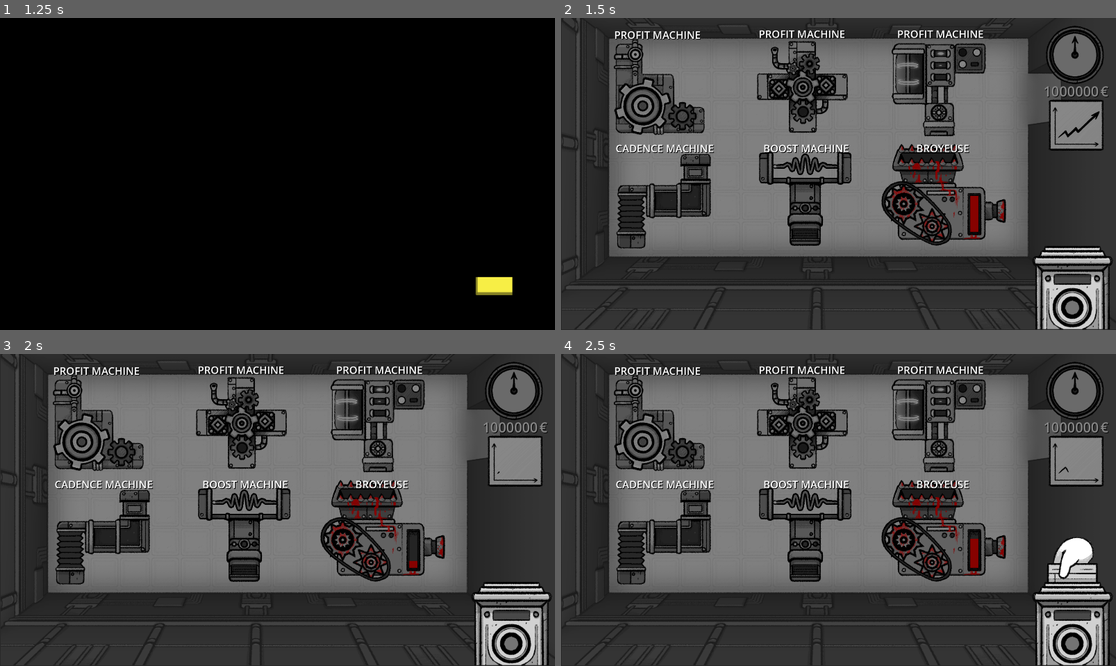
Above: before the commit, frames 1-4 (two rows, left to right).
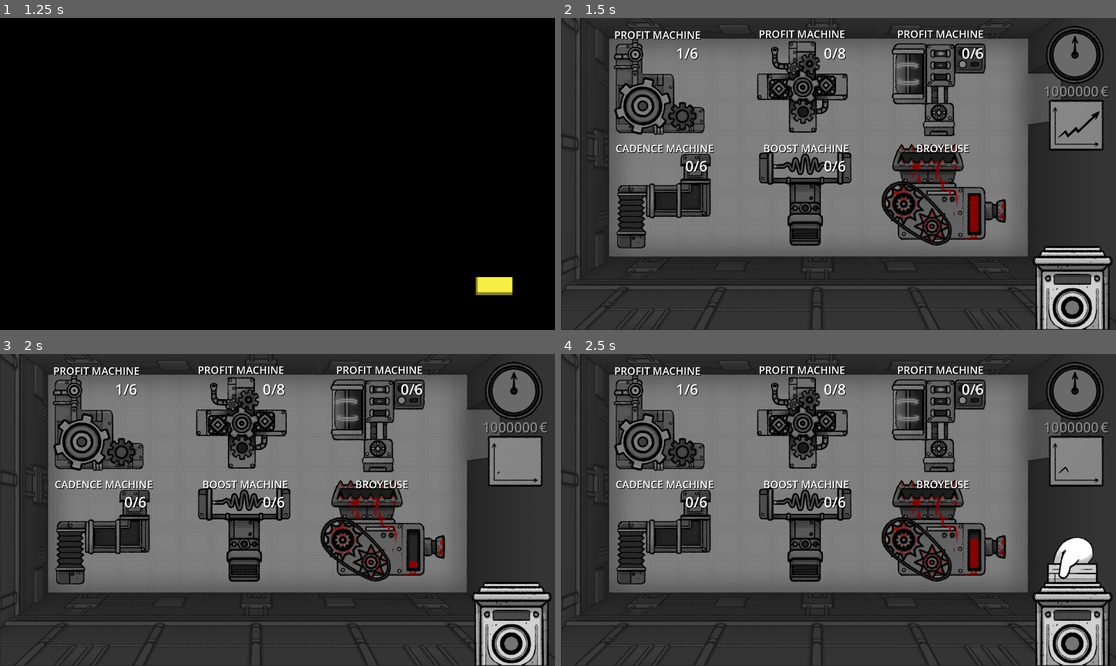
Above: after the commit, the same moments.

Repository: Aeropulu/LaHordeJam
Game: Godot game, scene res://scenes/usine.tscn
Two runs of this game, one before a commit and one after it. Both use one fixed random seed, a clock stepped at 60 frames per second and the inputs below. Sound files missing from this copy of the repository are replaced by a short silence.
Inputs (mouse positions are in pixels of both pictures, inside the frame that each line leads up to):
- Up to frame 1 (1.25 s): click (266, 283) at 0.5 s
- Up to frame 2 (1.5 s): click (1054, 286) at 1.25 s
- Up to frame 3 (2 s): no input
- Up to frame 4 (2.5 s): tap Enter (ui_accept) at 2 s; drag from (1071, 622) to (660, 425) at 2.02 s

Frame 1 is identical in both runs. In frame 2, 0.4% of the frame differs, in the area x 20-77%, y 9-50%; in frame 3, 0.4%; in frame 4, 0.4%.

Commit message:
machine ui, profit effect et label

Diff:
--- a/scenes/UI/machine_ui.tscn
+++ b/scenes/UI/machine_ui.tscn
@@ -2,7 +2,7 @@
 
 [ext_resource type="Script" path="res://scripts/Machine UI.gd" id="1_ppypp"]
 
-[node name="Machine UI" type="Control" node_paths=PackedStringArray("machine")]
+[node name="Machine UI" type="Control"]
 layout_mode = 3
 anchors_preset = 0
 offset_left = 174.0
@@ -11,10 +11,13 @@
 offset_bottom = 432.0
 mouse_filter = 1
 script = ExtResource("1_ppypp")
-machine = NodePath("")
 
 [node name="SlotCount" type="RichTextLabel" parent="."]
+layout_mode = 0
 offset_right = 113.0
 offset_bottom = 70.0
+theme_override_colors/font_shadow_color = Color(0, 0, 0, 1)
+theme_override_constants/shadow_offset_x = 2
+theme_override_constants/shadow_offset_y = 2
 theme_override_font_sizes/normal_font_size = 50
 text = "0/0"
--- a/scenes/usine.tscn
+++ b/scenes/usine.tscn
@@ -9,6 +9,7 @@
 [ext_resource type="Texture2D" uid="uid://dp0stfmlebfxp" path="res://assets/sprites/machines/bar progress fill placeholder.png" id="18_8g0ub"]
 [ext_resource type="Script" path="res://scripts/TextureProgressBar.gd" id="19_w50jk"]
 [ext_resource type="PackedScene" uid="uid://dlqjic7y2rfkq" path="res://scenes/vfx/text_effect.tscn" id="20_8gw2c"]
+[ext_resource type="PackedScene" uid="uid://c7sw7grkvasu" path="res://scenes/UI/machine_ui.tscn" id="20_338g4"]
 [ext_resource type="Texture2D" uid="uid://d3a6tvedd7x5e" path="res://assets/sprites/usine/usine_layout_.png" id="23_r66r1"]
 [ext_resource type="Script" path="res://scripts/Profit.gd" id="24_vxwht"]
 [ext_resource type="PackedScene" uid="uid://chr8ktkq33kv5" path="res://scenes/machineC.tscn" id="24_w07ob"]
@@ -115,6 +116,67 @@
 "labelAnimation": SubResource("Animation_tcyd1")
 }
 
+[sub_resource type="Animation" id="Animation_1qyie"]
+resource_name = "profitIncrease"
+length = 0.5
+tracks/0/type = "value"
+tracks/0/imported = false
+tracks/0/enabled = true
+tracks/0/path = NodePath(".:modulate")
+tracks/0/interp = 1
+tracks/0/loop_wrap = true
+tracks/0/keys = {
+"times": PackedFloat32Array(0, 0.1, 0.2, 0.3, 0.4, 0.5),
+"transitions": PackedFloat32Array(1, 1, 1, 1, 1, 1),
+"update": 0,
+"values": [Color(1, 1, 1, 1), Color(0.886275, 0.658824, 0, 1), Color(0.984314, 1, 0, 1), Color(1, 0, 0, 1), Color(0, 0, 0, 1), Color(1, 1, 1, 1)]
+}
+tracks/1/type = "value"
+tracks/1/imported = false
+tracks/1/enabled = true
+tracks/1/path = NodePath(".:scale")
+tracks/1/interp = 1
+tracks/1/loop_wrap = true
+tracks/1/keys = {
+"times": PackedFloat32Array(0, 0.1, 0.2, 0.3, 0.4, 0.5),
+"transitions": PackedFloat32Array(1, 1, 1, 1, 1, 1),
+"update": 0,
+"values": [Vector2(1, 1), Vector2(1.2, 1.2), Vector2(1, 1), Vector2(0.8, 0.8), Vector2(1, 1), Vector2(1, 1)]
+}
+
+[sub_resource type="Animation" id="Animation_n5rcv"]
+length = 0.001
+tracks/0/type = "value"
+tracks/0/imported = false
+tracks/0/enabled = true
+tracks/0/path = NodePath(".:modulate")
+tracks/0/interp = 1
+tracks/0/loop_wrap = true
+tracks/0/keys = {
+"times": PackedFloat32Array(0),
+"transitions": PackedFloat32Array(1),
+"update": 0,
+"values": [Color(1, 1, 1, 1)]
+}
+tracks/1/type = "value"
+tracks/1/imported = false
+tracks/1/enabled = true
+tracks/1/path = NodePath(".:scale")
+tracks/1/interp = 1
+tracks/1/loop_wrap = true
+tracks/1/keys = {
+"times": PackedFloat32Array(0),
+"transitions": PackedFloat32Array(1),
+"update": 0,
+"values": [Vector2(1, 1)]
+}
+
+[sub_resource type="AnimationLibrary" id="AnimationLibrary_yxm24"]
+_data = {
+"RESET": SubResource("Animation_n5rcv"),
+"profitIncrease": SubResource("Animation_1qyie")
+}
+
 [sub_resource type="SpriteFrames" id="SpriteFrames_maoun"]
 animations = [{
 "frames": [{
@@ -230,11 +292,18 @@
 [node name="ding" type="AudioStreamPlayer2D" parent="menu_manager/menu_config/Pointeuse"]
 stream = ExtResource("42_2puvo")
 
+[node name="Machine UI" parent="menu_manager/menu_config" node_paths=PackedStringArray("machine") instance=ExtResource("20_338g4")]
+offset_left = 398.0
+offset_top = 87.2119
+offset_right = 586.0
+offset_bottom = 160.212
+machine = NodePath("../../../Machine")
+
 [node name="profit_machine" type="RichTextLabel" parent="menu_manager/menu_config"]
 offset_left = 184.0
-offset_top = 32.9753
+offset_top = 32.7719
 offset_right = 504.0
-offset_bottom = 132.975
+offset_bottom = 132.771
 theme_override_colors/font_shadow_color = Color(0, 0, 0, 1)
 theme_override_constants/shadow_offset_x = 2
 theme_override_constants/shadow_offset_y = 2
@@ -246,6 +315,13 @@
 libraries = {
 "": SubResource("AnimationLibrary_eatow")
 }
+
+[node name="Machine UI2" parent="menu_manager/menu_config" node_paths=PackedStringArray("machine") instance=ExtResource("20_338g4")]
+offset_left = 909.0
+offset_top = 87.2119
+offset_right = 1097.0
+offset_bottom = 160.212
+machine = NodePath("../../../Machine2")
 
 [node name="profit_machine2" type="RichTextLabel" parent="menu_manager/menu_config"]
 offset_left = 684.0
@@ -259,6 +335,13 @@
 text = "PROFIT MACHINE"
 scroll_active = false
 
+[node name="Machine UI3" parent="menu_manager/menu_config" node_paths=PackedStringArray("machine") instance=ExtResource("20_338g4")]
+offset_left = 1386.0
+offset_top = 87.2119
+offset_right = 1574.0
+offset_bottom = 160.212
+machine = NodePath("../../../Machine6")
+
 [node name="profit_machine3" type="RichTextLabel" parent="menu_manager/menu_config"]
 offset_left = 1163.0
 offset_top = 30.0
@@ -271,6 +354,13 @@
 text = "PROFIT MACHINE"
 scroll_active = false
 
+[node name="Machine UI4" parent="menu_manager/menu_config" node_paths=PackedStringArray("machine") instance=ExtResource("20_338g4")]
+offset_left = 430.0
+offset_top = 477.0
+offset_right = 618.0
+offset_bottom = 550.0
+machine = NodePath("../../../Machine4")
+
 [node name="profit_machine4" type="RichTextLabel" parent="menu_manager/menu_config"]
 offset_left = 189.0
 offset_top = 426.0
@@ -283,6 +373,13 @@
 text = "CADENCE MACHINE"
 scroll_active = false
 
+[node name="Machine UI5" parent="menu_manager/menu_config" node_paths=PackedStringArray("machine") instance=ExtResource("20_338g4")]
+offset_left = 909.0
+offset_top = 477.0
+offset_right = 1097.0
+offset_bottom = 550.0
+machine = NodePath("../../../Machine5")
+
 [node name="profit_machine5" type="RichTextLabel" parent="menu_manager/menu_config"]
 offset_left = 700.0
 offset_top = 426.0
@@ -365,7 +462,6 @@
 
 [node name="Machine2" parent="." instance=ExtResource("26_uqcj8")]
 position = Vector2(835, 239)
-machine_type = 1
 _slot_count = 0
 
 [node name="Machine6" parent="." instance=ExtResource("25_024x3")]
@@ -394,6 +490,7 @@
 
 [node name="Machine4" parent="." instance=ExtResource("55_lhpfv")]
 position = Vector2(355, 634)
+machine_type = 1
 _slot_count = 0
 
 [node name="Machine5" parent="." instance=ExtResource("24_w07ob")]
@@ -433,6 +530,11 @@
 theme_override_font_sizes/normal_font_size = 48
 text = "€"
 scroll_active = false
+
+[node name="AnimationPlayer" type="AnimationPlayer" parent="Profit"]
+libraries = {
+"": SubResource("AnimationLibrary_yxm24")
+}
 
 [node name="Horloge" type="Node2D" parent="."]
 position = Vector2(1778, 128)
--- a/scenes/vfx/profit_effect.tscn
+++ b/scenes/vfx/profit_effect.tscn
@@ -56,7 +56,7 @@
 "times": PackedFloat32Array(0, 0.8, 1.4, 1.6),
 "transitions": PackedFloat32Array(1, 1, 1, 1),
 "update": 0,
-"values": [Vector2(0, 0), Vector2(0, -64), Vector2(0, -78), Vector2(-1500, -78)]
+"values": [Vector2(0, 0), Vector2(0, -64), Vector2(0, -78), Vector2(1920, -78)]
 }
 
 [sub_resource type="AnimationLibrary" id="AnimationLibrary_2ivrh"]
--- a/scripts/Profit.gd
+++ b/scripts/Profit.gd
@@ -6,6 +6,7 @@
 
 func on_profit_change(new_profit):
 	$profitLabel.text = str(new_profit)
+	$AnimationPlayer.play("profitIncrease")
 # Called every frame. 'delta' is the elapsed time since the previous frame.
 func _process(delta):
 	pass
Not shown: 1 places in scenes/usine.tscn that only renumber resources
